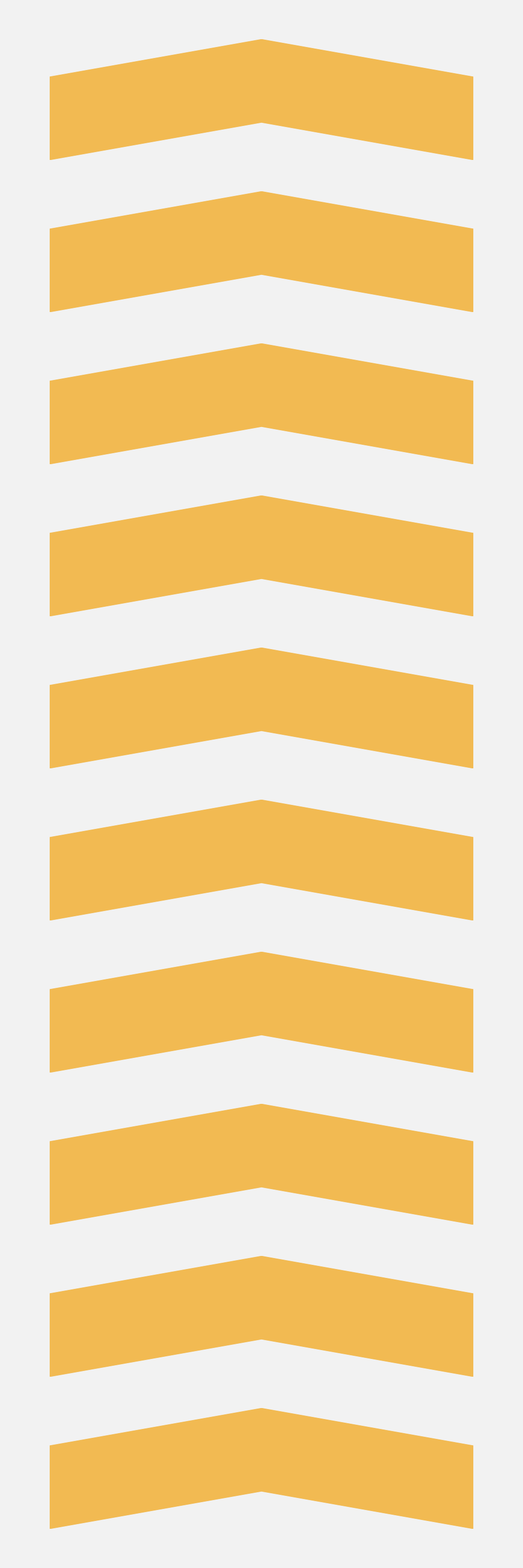
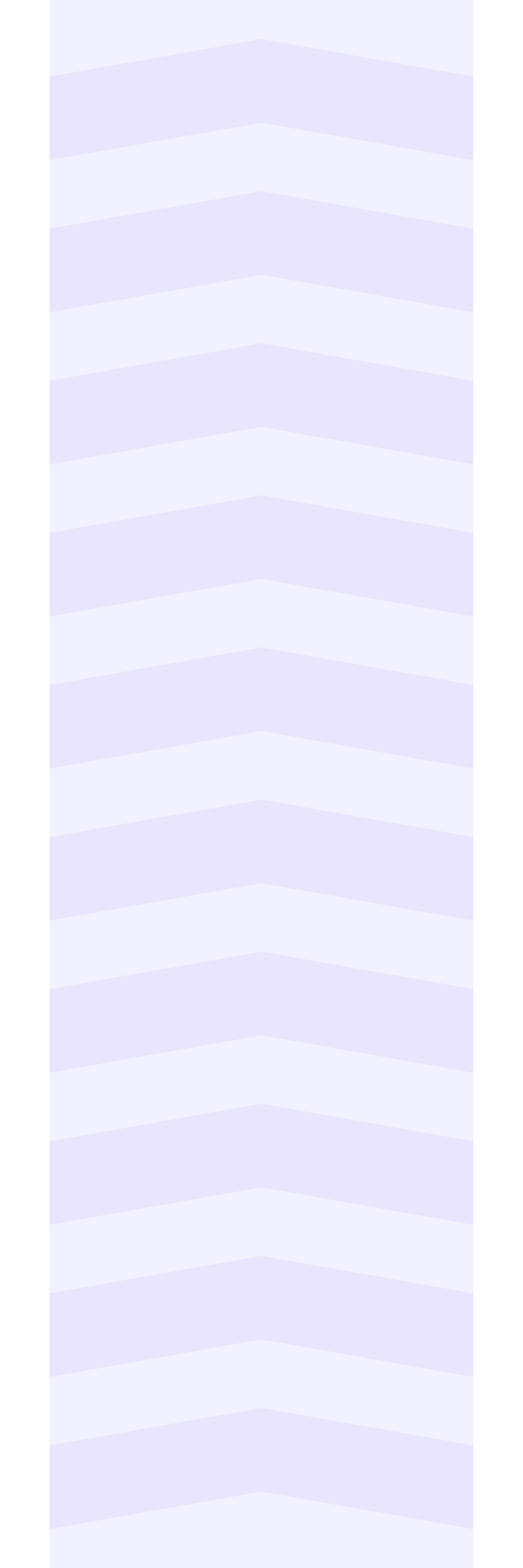
Comparing the layer stacks of the two 523 x 1568 images. Changes:
removed group "Groupe 1" (1st of 10) (2 layers) over (x1=49, y1=1255, x2=474, y2=1377)
added layer "Calque 17" above "Calque 16" over (x1=473, y1=0, x2=523, y2=1568)
renamed "Calque 25" to "Calque 16", moved it out of group "Groupe 1", painted on it over (x1=0, y1=0, x2=523, y2=1568)
removed layer "Calque 24" from group "Groupe 1" over (x1=49, y1=1255, x2=262, y2=1377)
removed group "Groupe 1" (2nd of 10) (2 layers) over (x1=49, y1=1103, x2=474, y2=1225)
removed layer "Calque 23" from group "Groupe 1" over (x1=261, y1=1103, x2=474, y2=1225)
removed layer "Calque 22" from group "Groupe 1" over (x1=49, y1=1103, x2=262, y2=1225)
removed group "Groupe 1" (3rd of 10) (2 layers) over (x1=49, y1=951, x2=474, y2=1073)
removed layer "Calque 21" from group "Groupe 1" over (x1=261, y1=951, x2=474, y2=1073)
removed layer "Calque 20" from group "Groupe 1" over (x1=49, y1=951, x2=262, y2=1073)
removed group "Groupe 1" (4th of 10) (2 layers) over (x1=49, y1=799, x2=474, y2=921)
removed layer "Calque 19" from group "Groupe 1" over (x1=261, y1=799, x2=474, y2=921)
removed layer "Calque 18" from group "Groupe 1" over (x1=49, y1=799, x2=262, y2=921)
removed group "Groupe 1" (5th of 10) (2 layers) over (x1=49, y1=647, x2=474, y2=769)
moved "Calque 15" out of group "Groupe 1", painted on it over (x1=49, y1=39, x2=474, y2=1529)
removed layer "Calque 14" from group "Groupe 1" over (x1=49, y1=647, x2=262, y2=769)
removed group "Groupe 1" (6th of 10) (2 layers) over (x1=49, y1=495, x2=474, y2=617)
removed group "Groupe 1" (7th of 10) (2 layers) over (x1=49, y1=1408, x2=474, y2=1529)
removed group "Groupe 1" (8th of 10) (2 layers) over (x1=49, y1=343, x2=474, y2=465)
removed group "Groupe 1" (9th of 10) (2 layers) over (x1=49, y1=191, x2=474, y2=313)
removed group "Groupe 1" (10th of 10) (2 layers) over (x1=49, y1=39, x2=474, y2=160)
…and 10 more changes (10 removed)
